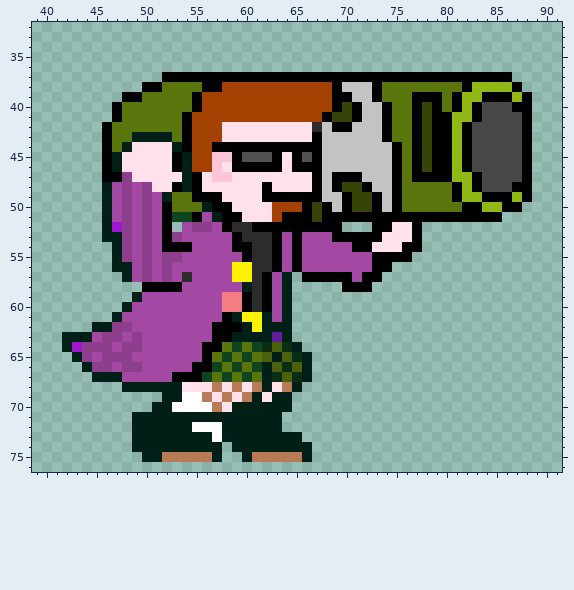
Sprite sheet -- sprites/ballbuster/spr_susie_rudebuster_ch1_2.png. The picture above is the old version.
The file is 123x79 pixels. Colours within 5 levels of each other are drawn and written as one. Shown: x 39..91, y 32..76.
Once edited:
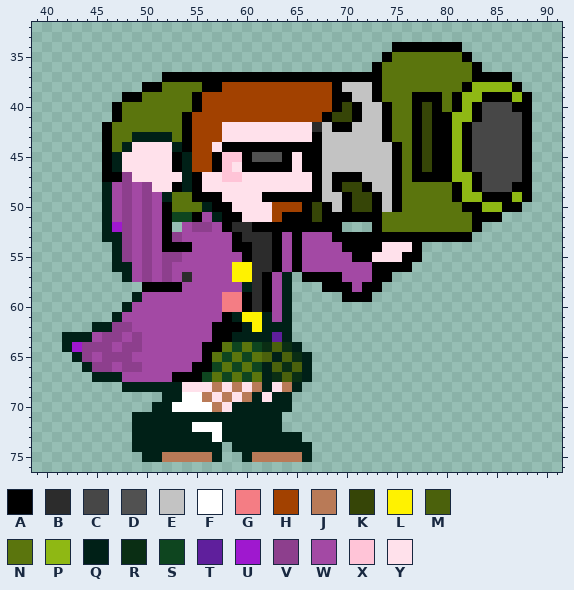
Palette (. is transparent): A #000000  B #2c2c2c  C #474747  D #515151  E #c3c3c3  F #ffffff  G #f47d84  H #a24100  J #b97a57  K #364507  L #fff200  M #4b610c  N #5b750d  P #8fb814  Q #002017  R #0a2e14  S #0e451f  T #5f1f9c  U #9f18cf  V #8d3f8d  W #a349a4  X #ffc4d7  Y #ffe1eb
From old to new:
Changed rows in their new state; - is an unchanged pixel.
first column x 73:
34 --AAAAAAA--
35 -ANNNNNNNA-
36 ANNNNNNNNNA
37 -NNNNNNNNN-
first column x 57:
44 Y--------------------------
45 A-XA--DAYA-----------------
46 AXY----AY------------------
47 Y-X------------------------
48 -----Y---------------------
51 -----------------NNNNNNNNN-
52 -----------------NNNNNNNNNA
53 -----------------AAA-AAAAA-
54 -------------A--A--Y-------
55 --------------AAYYY-A------
56 ------------------AA-------
57 -------------W-W-A---------
58 -----------AA-W-A----------
59 -------------AAA-----------
Where, in picture pixels (left, top, right, bottom), the same in both pictures:
changed: (372, 42, 482, 82)
changed: (212, 142, 312, 192)
changed: (322, 212, 482, 302)
